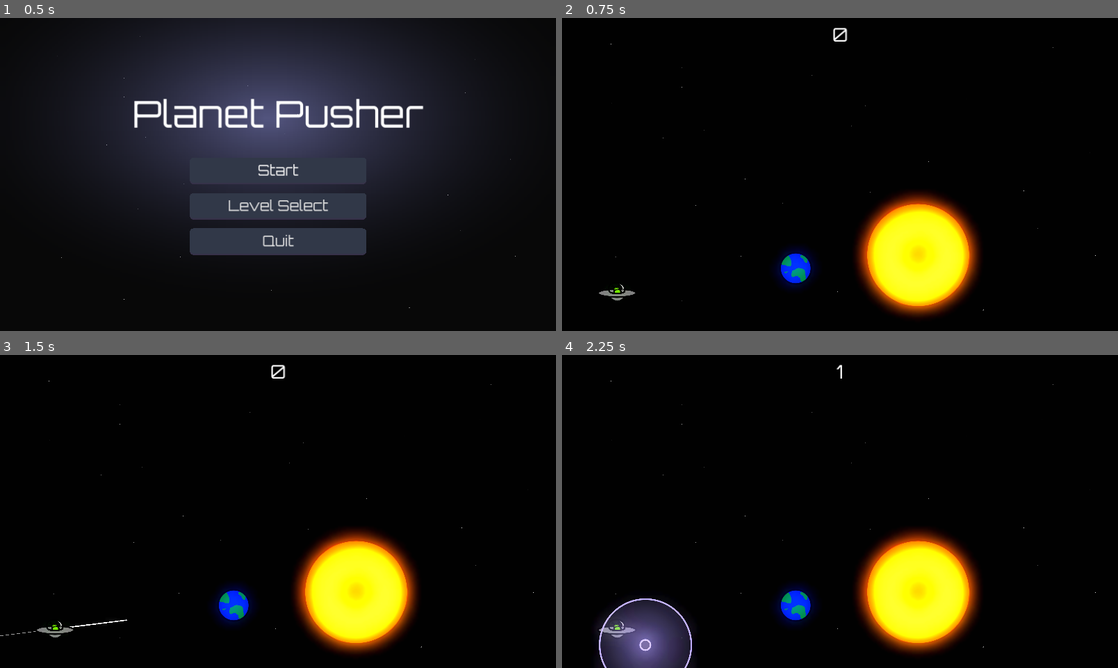
Above: before the commit, frames 1-4 (two rows, left to right).
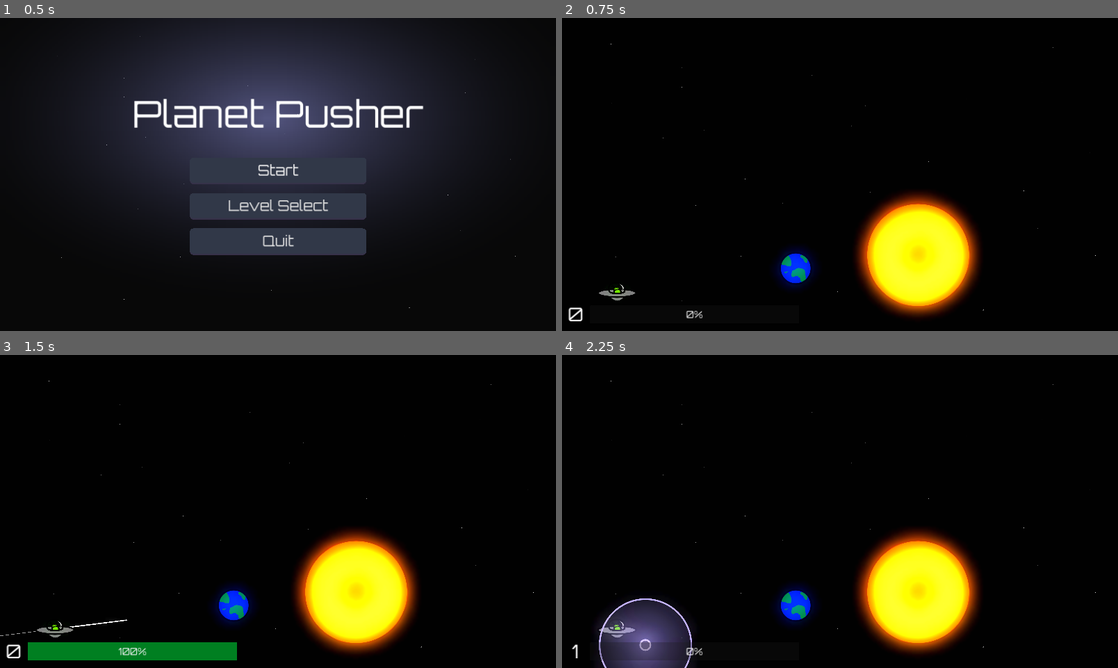
Above: after the commit, the same moments.

Repository: Afterglow375/godot_jam_03
Game: Godot game, scene res://scenes/ui/main_menu.tscn
The game is run twice, just before and just after one commit, with the same random seed, the same clock (stepped at 60 frames per second) and the same inputs.
Inputs (mouse positions are in pixels of both pictures, inside the frame that each line leads up to):
- Up to frame 1 (0.5 s): no input
- Up to frame 2 (0.75 s): click "Start" at 0.5 s
- Up to frame 3 (1.5 s): tap Enter at 1.25 s; drag from (55, 630) to (355, 592) at 1.27 s
- Up to frame 4 (2.25 s): drag from (728, 527) to (617, 630) at 2.02 s

Frame 1 is identical in both runs. In frame 2, 0.2% of the frame differs, in the area x 1-52%, y 3-97%; in frame 3, 2.3%, in the area x 1-52%, y 3-98%; in frame 4, 0.5%.

Commit message:
add bar that shows shot power

Diff:
--- a/scenes/ui/HUD.tscn
+++ b/scenes/ui/HUD.tscn
@@ -1,6 +1,9 @@
-[gd_scene load_steps=2 format=3 uid="uid://ta2p14py4etx"]
+[gd_scene load_steps=3 format=3 uid="uid://ta2p14py4etx"]
 
 [ext_resource type="Script" path="res://scripts/ui/hud.gd" id="1_yjnxe"]
+
+[sub_resource type="StyleBoxFlat" id="StyleBoxFlat_6cabo"]
+bg_color = Color(0, 0.498039, 0.129412, 1)
 
 [node name="HUD" type="CanvasLayer"]
 script = ExtResource("1_yjnxe")
@@ -9,11 +12,21 @@
 anchors_preset = 5
 anchor_left = 0.5
 anchor_right = 0.5
-offset_top = 30.0
-offset_right = 1.0
-offset_bottom = 185.0
+offset_left = -1880.0
+offset_top = 1960.0
+offset_right = -1773.0
+offset_bottom = 2122.0
 grow_horizontal = 2
 theme_override_font_sizes/font_size = 128
 text = "0"
 horizontal_alignment = 1
 vertical_alignment = 1
+
+[node name="ChargeBar" type="ProgressBar" parent="."]
+offset_left = 192.0
+offset_top = 1984.0
+offset_right = 1638.0
+offset_bottom = 2109.0
+theme_override_font_sizes/font_size = 64
+theme_override_styles/fill = SubResource("StyleBoxFlat_6cabo")
+max_value = 500.0
--- a/scripts/entities/spaceship.gd
+++ b/scripts/entities/spaceship.gd
@@ -63,6 +63,8 @@
 		if length > MAX_LINE_LENGTH:
 			current_line_end = mouse_pos.normalized() * MAX_LINE_LENGTH
 
+		level.update_charge_bar(length)
+
 		# Draw the input line
 		line.clear_points()
 		line.add_point(Vector2.ZERO)  # Center of the Area2D
@@ -118,6 +120,8 @@
 		# Disable shooting until reset externally
 		can_shoot = false
 
+		level.update_charge_bar(0)
+
 # Handle projectile destroyed signal
 func _on_projectile_destroyed() -> void:
 	# Check if Earth is moving below threshold
--- a/scripts/systems/level.gd
+++ b/scripts/systems/level.gd
@@ -10,6 +10,7 @@
 var pause_menu: CanvasLayer = null
 var is_paused: bool = false
 var level_finished: bool = false
+var charge_bar: ProgressBar = null
 
 func _ready() -> void:
 	add_hud()
@@ -86,6 +87,13 @@
 	if hud != null:
 		hud.get_node("ScoreLabel").text = str(score)
 
+func update_charge_bar(new_value) -> void:
+	if charge_bar == null and hud != null:
+		charge_bar = hud.get_node("ChargeBar")
+
+	if charge_bar:
+		charge_bar.value = new_value
+
 # Calculate the final score based on number of shots and accuracy
 func calculate_final_score(accuracy_score: int) -> int:
 	self.accuracy_score = accuracy_score
